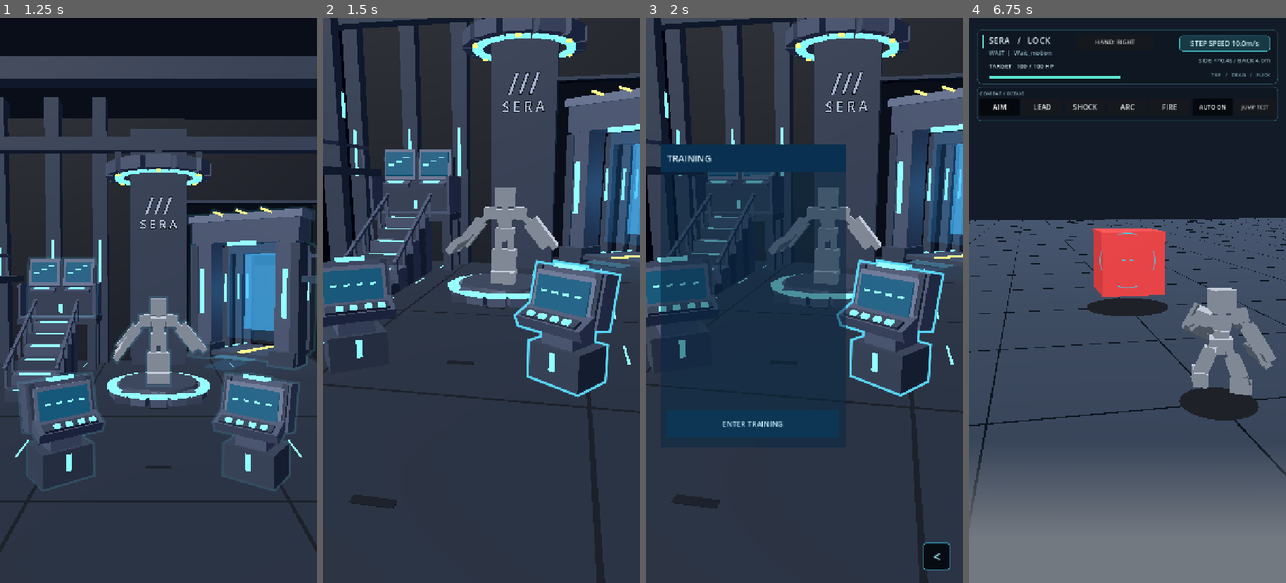
Above: before the commit, frames 1-4 (left to right).
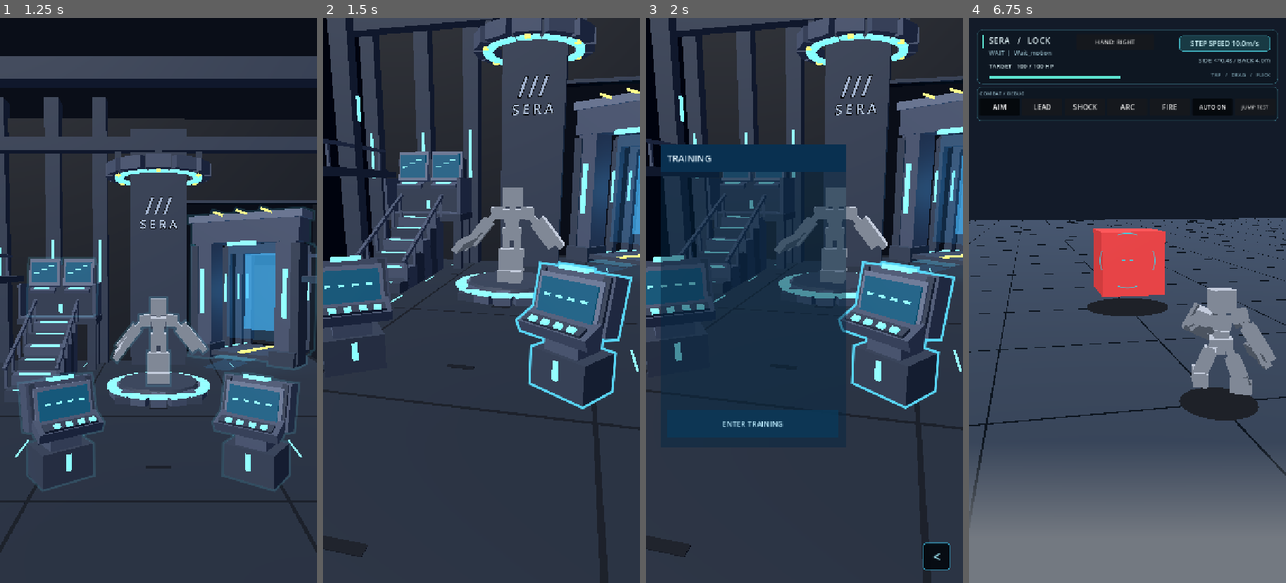
Above: after the commit, the same moments.

Repository: shejklgaia-png/-
Game: Godot game, scene res://scenes/command_nexus.tscn
Same seed, same stepped clock (60 frames per second), same inputs: the game is played once before the commit and once after it. This scene is started directly instead of the project's main scene. Sound files missing from this copy of the repository are replaced by a short silence.
Inputs (mouse positions are in pixels of both pictures, inside the frame that each line leads up to):
- Up to frame 1 (1.25 s): tap Enter at 0.5 s; move the mouse to (142, 413) at 0.52 s; tap G at 0.6 s; click (142, 413) at 0.67 s; tap Space at 0.77 s
- Up to frame 2 (1.5 s): drag from (576, 385) to (465, 413) at 1.27 s
- Up to frame 3 (2 s): no input
- Up to frame 4 (6.75 s): tap Space at 2, 3.5, 3.77, 5 s; move the mouse to (1032, 215) at 2.02 s; tap J at 2.1, 5.1 s; click (1032, 215) at 2.17 s; tap Enter at 2.75, 4.25 s; drag from (1143, 300) to (1032, 215) at 2.77 s; move the mouse to (1079, 159) at 3.52 s; tap G at 3.6, 6.6 s; click (1079, 159) at 3.67 s; drag from (1197, 272) to (1079, 159) at 4.27 s; move the mouse to (1064, 328) at 5.02 s; click (1064, 328) at 5.17 s; drag from (1159, 176) to (1064, 328) at 5.77 s; move the mouse to (1111, 413) at 6.52 s; click (1111, 413) at 6.67 s

Frame 1 is identical in both runs. In frame 2, 29% of the frame differs, in the area x 0-100%, y 0-100%; in frame 3, 24%; in frame 4, nothing differs.
Error in both runs: Cannot call method 'set_input_as_handled' on a null value. (res://scripts/command_nexus.gd:600)

Commit message:
tune(v128): bring front consoles closer while retaining left/right panel clearance

Diff:
--- a/scripts/command_nexus.gd
+++ b/scripts/command_nexus.gd
@@ -37,10 +37,10 @@
 # reserved for a menu panel. Camera transforms/FOV only: no moving 3D assets.
 # TRAINING/GATE/CUSTOMIZE on the right; SYSTEM/ARCHIVE on the left.
 var focus_views: Dictionary = {
-    "TRAINING": {"eye": Vector3(1.95, 3.30, 9.00),
-        "look": Vector3(0.45, 1.30, 1.25), "fov": 62.0},
-    "SYSTEM": {"eye": Vector3(-1.95, 3.30, 9.00),
-        "look": Vector3(-0.45, 1.30, 1.25), "fov": 62.0},
+    "TRAINING": {"eye": Vector3(1.95, 3.15, 7.70),
+        "look": Vector3(0.45, 1.35, 1.25), "fov": 68.0},
+    "SYSTEM": {"eye": Vector3(-1.95, 3.15, 7.70),
+        "look": Vector3(-0.45, 1.35, 1.25), "fov": 68.0},
     "CUSTOMIZE": {"eye": Vector3(2.30, 3.80, 7.00),
         "look": Vector3(-2.00, 2.00, -4.75), "fov": 65.0},
     "DATA ARCHIVE": {"eye": Vector3(-3.90, 4.50, 2.50),
